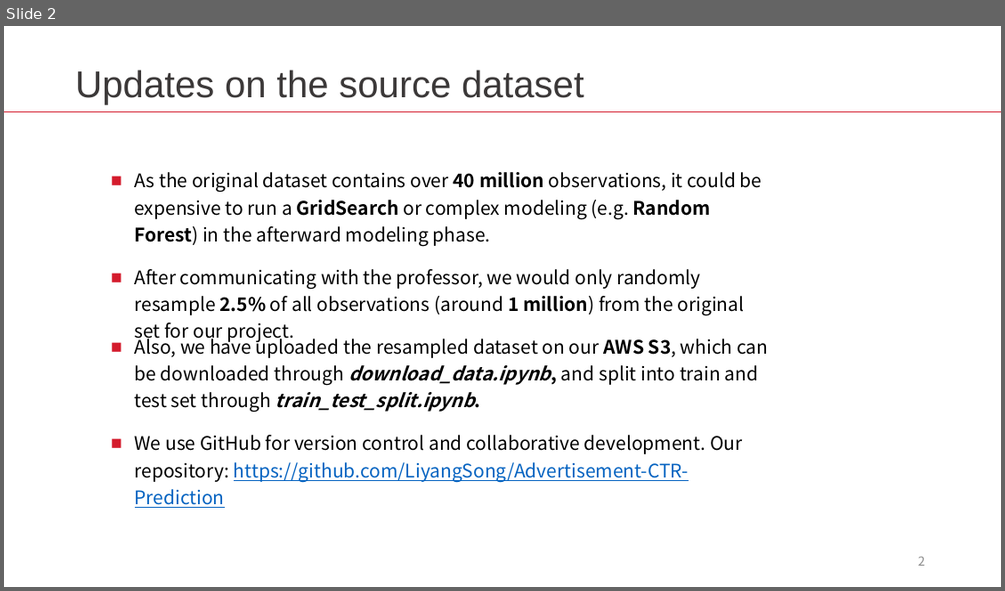
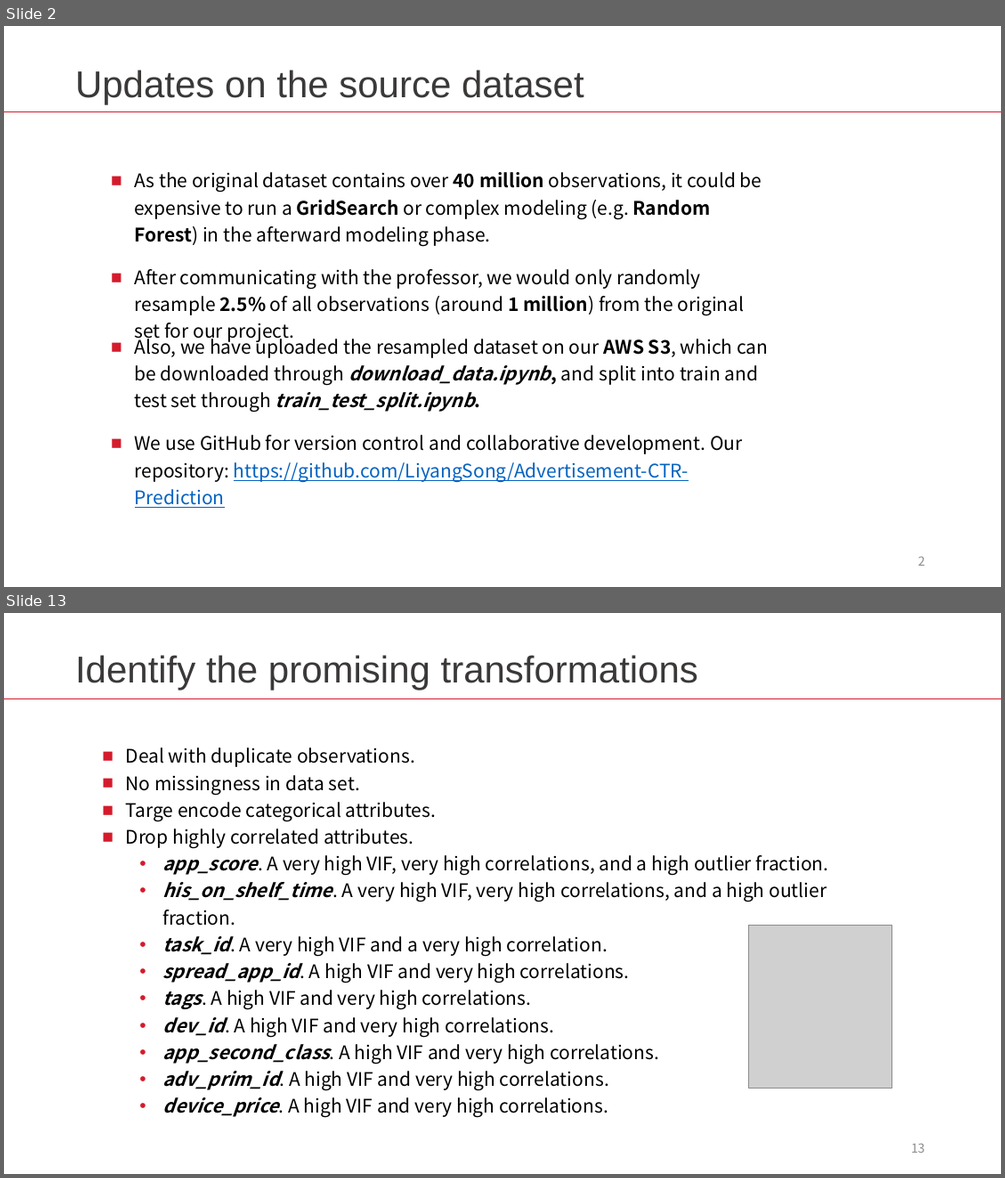
Before and after one commit to LiyangSong/Advertisement-CTR-Prediction, a slide deck: submissions/phase2/eda.pptx. Shown one above the other, each under a label of ours: slide 2 before the commit, slides 2 and 13 after it; the slides between them are not shown. The pictures are 1005x591 and 1005x1178 pixels, drawn with LibreOffice and Linux fonts; fonts in the diff are those of the drawing; grey boxes stand for pictures. Boxes give left, top, right and bottom in pixels: in the first picture for what was removed or moved away, otherwise in the second. Text is boxed around its words. In the diff, an @@ line names an element or a change of style, - is before the commit and + after.

```diff
--- a/submissions/phase2/eda.pptx
+++ b/submissions/phase2/eda.pptx
@@ slide 13 added at (x1=4, y1=613, x2=1001, y2=1174), background #FFFFFF @@
@@ text added at (x1=75, y1=655, x2=698, y2=690), 36 pt, text #3B3838 @@
+Identify the promising transformations
@@ rectangle added at (x1=4, y1=698, x2=1001, y2=699), fill #D41B2C @@
@@ text added at (x1=126, y1=747, x2=829, y2=1090), 18 pt, text #000000 @@
+■ Deal with duplicate observations.
+■ No missingness in data set.
+■ Targe encode categorical attributes.
+■ Drop highly correlated attributes.
+  • app_score. A very high VIF, very high correlations, and a high outlier fraction.
+  • his_on_shelf_time. A very high VIF, very high correlations, and a high outlier fraction.
+  • task_id. A very high VIF and a very high correlation.
+  • spread_app_id. A high VIF and very high correlations.
+  • tags. A high VIF and very high correlations.
+  • dev_id. A high VIF and very high correlations.
+  • app_second_class. A high VIF and very high correlations.
+  • adv_prim_id. A high VIF and very high correlations.
+  • device_price. A high VIF and very high correlations.
@@ picture added at (x1=749, y1=925, x2=891, y2=1088) @@
@@ page number added at (x1=911, y1=1143, x2=925, y2=1152), 12 pt, text #8C8C8C @@
+13
```
Also in this commit, not shown: 10 other slides added, 1 slide removed, 1 other file.
